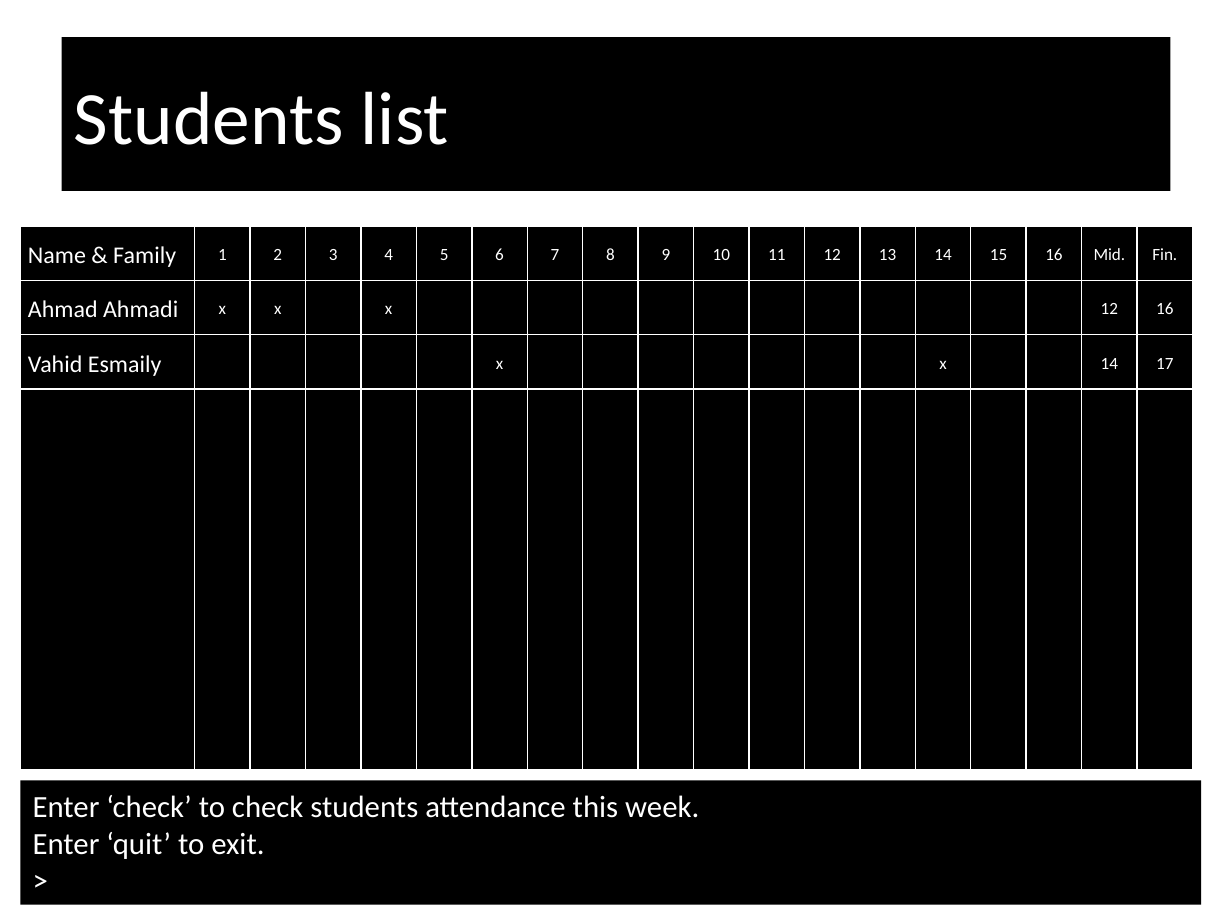
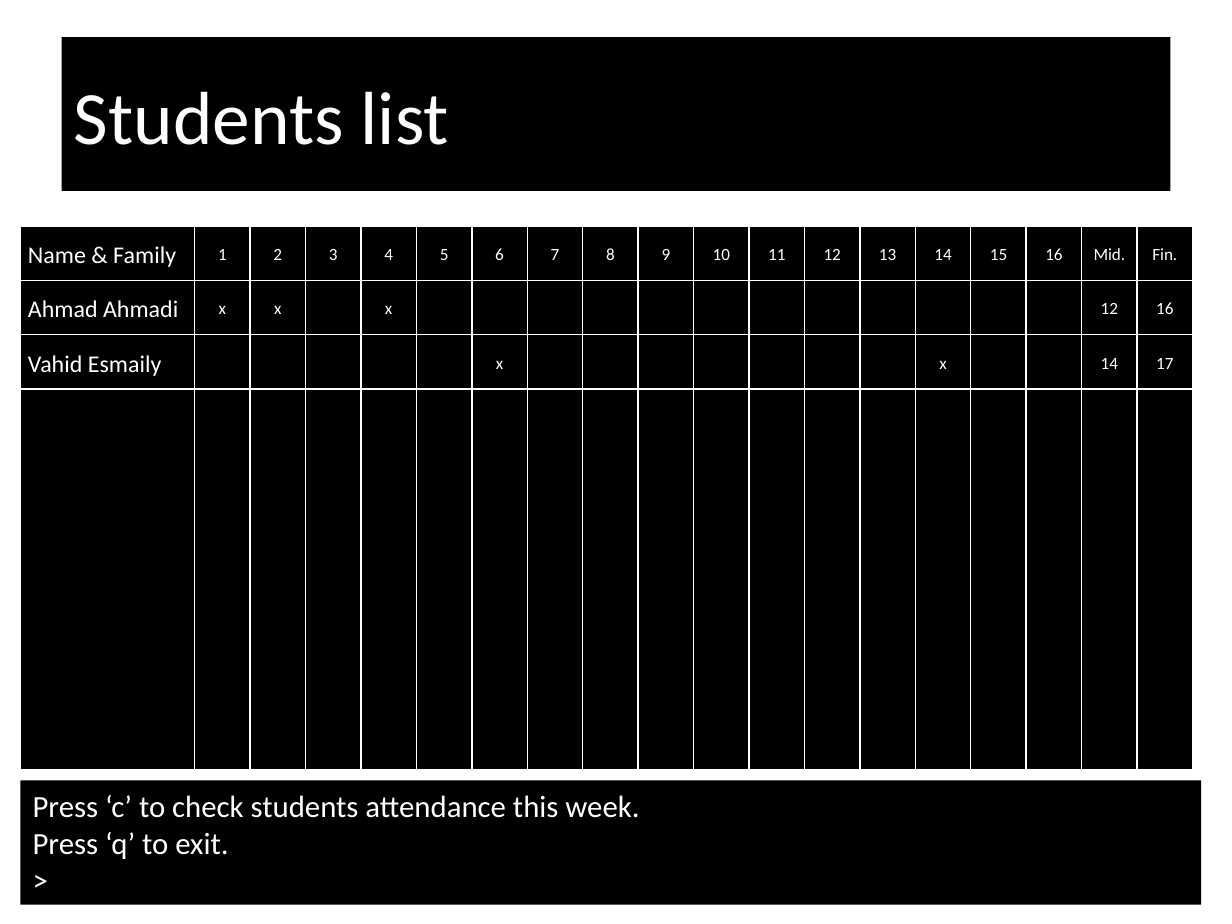
Before and after one commit to ahmadidev/AttendanceList, a slide deck: slide 4 of AttendanceList.Modeling/UI/Main.pptx. Drawn at 1232x924 pixels with LibreOffice and Linux fonts; fonts in the diff are those of the drawing. Boxes give left, top, right and bottom in pixels: in the first picture for what was removed or moved away, otherwise in the second. Text is boxed around its words. In the diff, an @@ line names an element or a change of style, - is before the commit and + after.

```diff
--- a/AttendanceList.Modeling/UI/Main.pptx
+++ b/AttendanceList.Modeling/UI/Main.pptx
@@ text in rectangle at (33,795,639,859): text changed @@
-Enter ‘check’ to check students attendance this week.
-Enter ‘quit’ to exit.
+Press ‘c’ to check students attendance this week.
+Press ‘q’ to exit.
```
Also in this commit, not shown: 28 other files.
